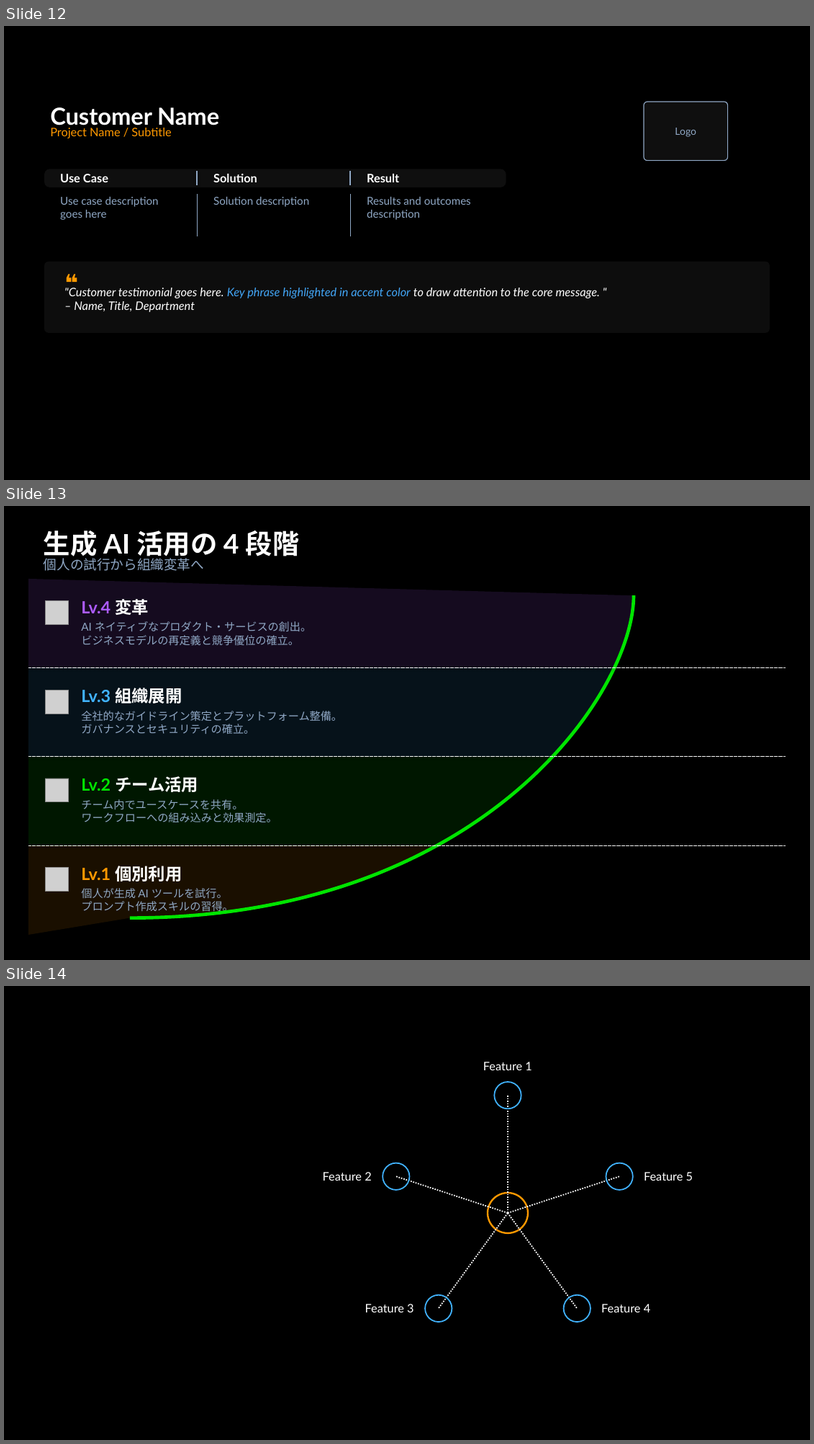
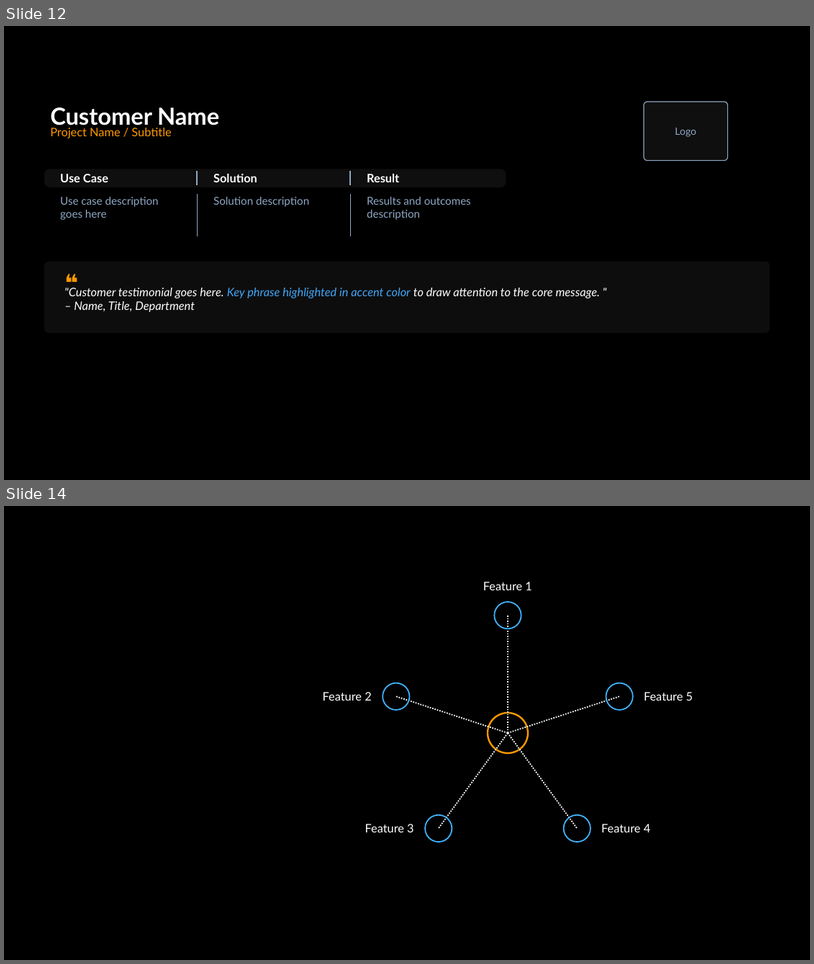
Before and after one commit to aws-samples/sample-spec-driven-presentation-maker, a slide deck: skill/references/examples/patterns.pptx. Shown one above the other, each under a label of ours: slides 12, 13 and 14 before the commit, slides 12 and 14 after it; the slides between them are not shown. The pictures are 814x1444 and 814x964 pixels, drawn with LibreOffice and Linux fonts; fonts in the diff are those of the drawing; grey boxes stand for pictures. Boxes give left, top, right and bottom in pixels: in the first picture for what was removed or moved away, otherwise in the second. Text is boxed around its words. In the diff, an @@ line names an element or a change of style, - is before the commit and + after.

```diff
--- a/skill/references/examples/patterns.pptx
+++ b/skill/references/examples/patterns.pptx
@@ slide 13 removed at box(4, 506, 810, 960), background #000000 @@
@@ text removed at box(44, 530, 300, 561) @@
-生成 AI 活用の 4 段階
@@ text removed at box(44, 556, 204, 571) @@
-個人の試行から組織変革へ
@@ freeform shape removed at box(28, 579, 655, 667) @@
@@ freeform shape removed at box(28, 579, 786, 934) @@
@@ picture removed at box(45, 601, 69, 625) @@
@@ text removed at box(81, 599, 149, 615) @@
-Lv.4 変革
@@ text removed at box(81, 621, 311, 645) @@
-AI ネイティブなプロダクト・サービスの創出。
-ビジネスモデルの再定義と競争優位の確立。
@@ freeform shape removed at box(28, 667, 635, 757) @@
@@ line removed from (28, 667) to (786, 667) @@
@@ picture removed at box(45, 690, 69, 713) @@
@@ text removed at box(81, 685, 182, 707) @@
-Lv.3 組織展開
@@ text removed at box(81, 710, 342, 734) @@
-全社的なガイドライン策定とプラットフォーム整備。
-ガバナンスとセキュリティの確立。
@@ freeform shape removed at box(28, 757, 574, 845) @@
@@ line removed from (28, 757) to (786, 757) @@
@@ picture removed at box(45, 778, 69, 802) @@
@@ text removed at box(81, 776, 198, 792) @@
-Lv.2 チーム活用
@@ text removed at box(81, 799, 277, 823) @@
-チーム内でユースケースを共有。
-ワークフローへの組み込みと効果測定。
@@ freeform shape removed at box(28, 845, 458, 934) @@
@@ line removed from (28, 845) to (786, 845) @@
@@ picture removed at box(45, 867, 69, 890) @@
@@ text removed at box(81, 865, 182, 881) @@
-Lv.1 個別利用
@@ text removed at box(81, 888, 233, 914) @@
-個人が生成 AI ツールを試行。
-プロンプト作成スキルの習得。
```
Also in this commit, not shown: 4 slides changed, 2 slides added, 1 other slide removed.
